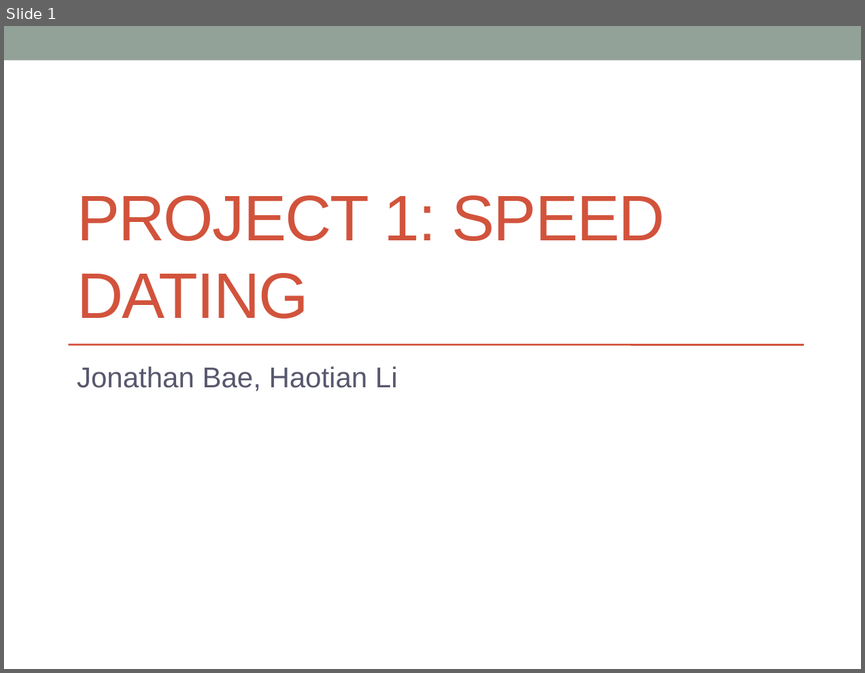
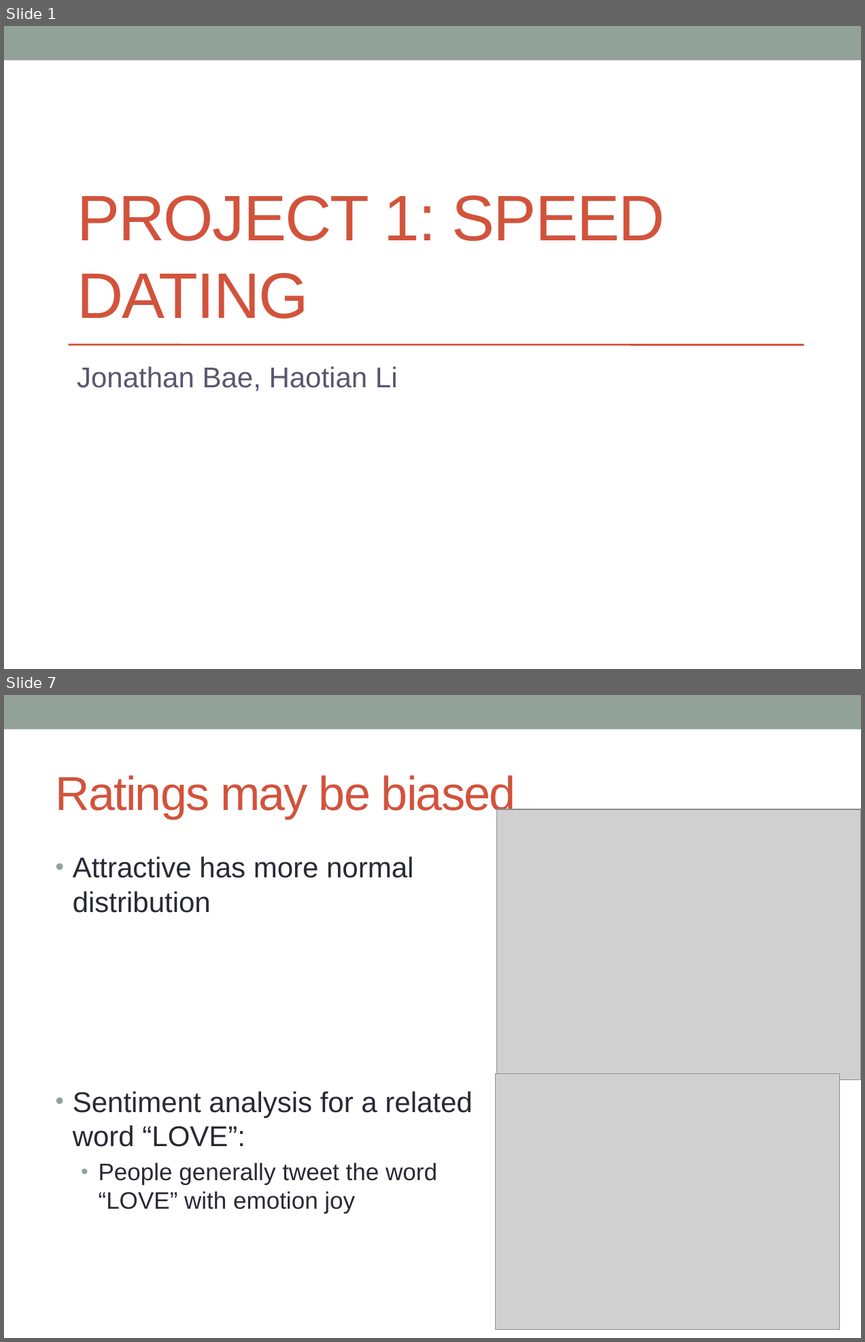
Before and after one commit to jonathanbae/4559Project1, a slide deck: baej.lih.project-1 Presentation.pptx. Shown one above the other, each under a label of ours: slide 1 before the commit, slides 1 and 7 after it; the slides between them are not shown. The pictures are 865x673 and 865x1342 pixels, drawn with LibreOffice and Linux fonts; fonts in the diff are those of the drawing; grey boxes stand for pictures. Boxes give left, top, right and bottom in pixels: in the first picture for what was removed or moved away, otherwise in the second. Text is boxed around its words. In the diff, an @@ line names an element or a change of style, - is before the commit and + after.

```diff
--- a/baej.lih.project-1 Presentation.pptx
+++ b/baej.lih.project-1 Presentation.pptx
@@ slide 7 added at (4,695,861,1338), background #FFFFFF; not listed: 1 template element that a slide beside it also shows @@
@@ title added at (56,775,515,819), 40 pt, text #D2533C @@
+Ratings may be biased
@@ picture added at (496,809,861,1080) @@
@@ text added at (73,856,472,1213), 24 pt, text #292934 @@
+• Attractive has more normal
+  distribution
+• Sentiment analysis for a related
+  word “LOVE”:
+  • People generally tweet the word
+    “LOVE” with emotion joy
@@ picture added at (495,1074,839,1329) @@
```
Also in this commit, not shown: 4 slides changed, 2 other slides added, 7 slides removed, 1 other file.
